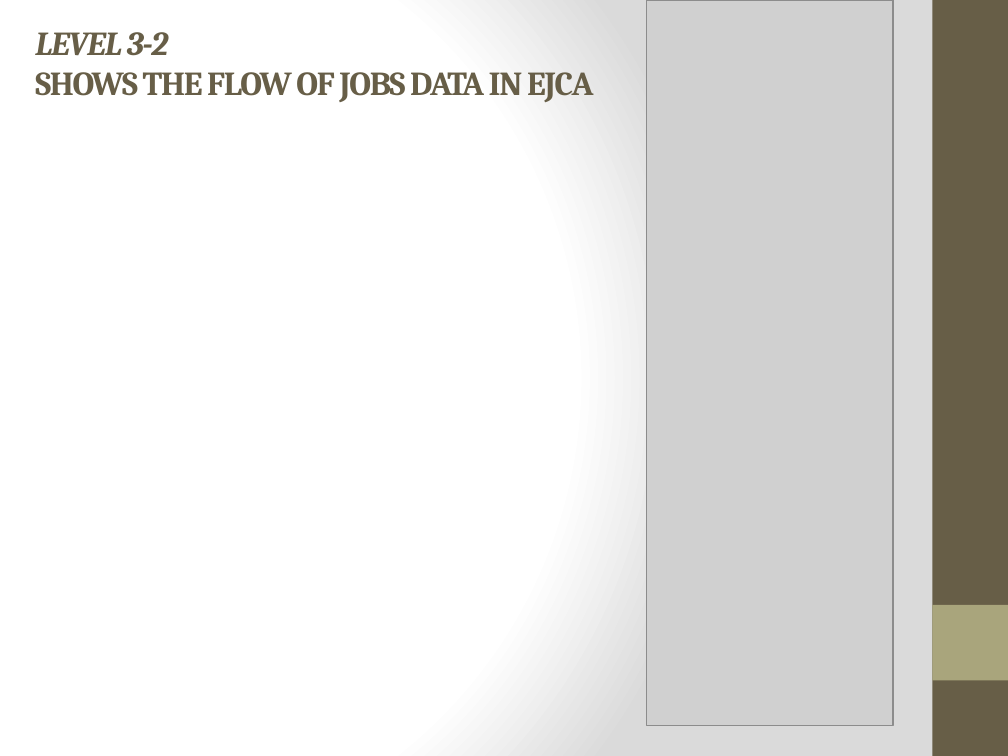
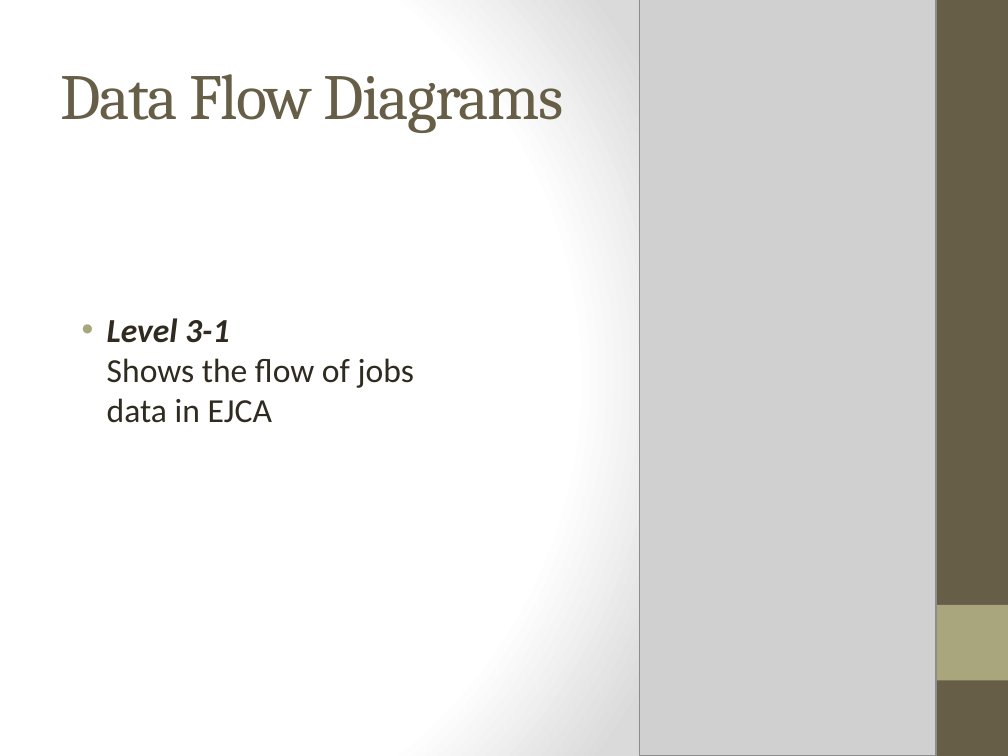
Before and after one commit to WesleyTrescott/MVC-Capstone, a slide deck: slide 30 of Design Specification/Design Specification.pptx (slide 28 before the commit). Drawn at 1008x756 pixels with LibreOffice and Linux fonts; fonts in the diff are those of the drawing; grey boxes stand for pictures. Boxes give left, top, right and bottom in pixels: in the first picture for what was removed or moved away, otherwise in the second. Text is boxed around its words. In the diff, an @@ line names an element or a change of style, - is before the commit and + after.

```diff
--- a/Design Specification/Design Specification.pptx
+++ b/Design Specification/Design Specification.pptx
@@ picture: place and size @@
-picture at (647, 0, 893, 726)
+picture at (639, 0, 935, 756)
@@ title added at (60, 74, 564, 133), 46 pt, text #675E47 @@
+Data Flow Diagrams
@@ text at (107, 318, 414, 423): text changed; font Cambria to Calibri; text colour #675E47 to #2F2B20; bold off @@
-LEVEL 3-2
-SHOWS THE FLOW OF JOBS DATA IN EJCA
+• Level 3-1
+  Shows the flow of jobs data in EJCA
```
Also in this commit, not shown: 18 other slides changed, 9 slides added, 3 other files.
